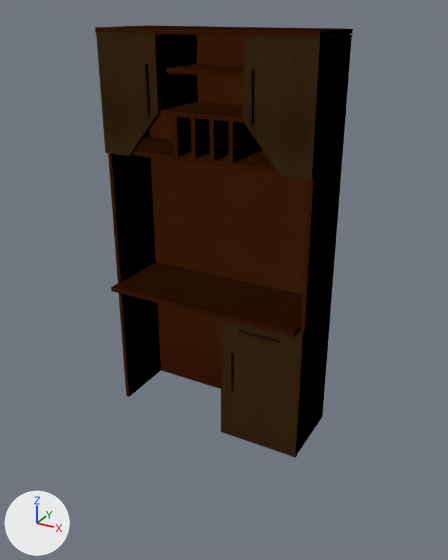
The FBX model The-day-i-Lost-Key/Assets/FurnitureLow/sek/sek4.FBX as it was, and as the next commit left it.
Before and after are seen from a 50 mm lens placed at (68.3, -123.3, 98.3), pointed at (1.1, -0.9, 37.2). The axes (+X, +Y, +Z) are drawn at lower left. The lights are the same throughout. The picture after the commit comes second. Where no turn or scale is listed for an object, it has been applied to the vertices.
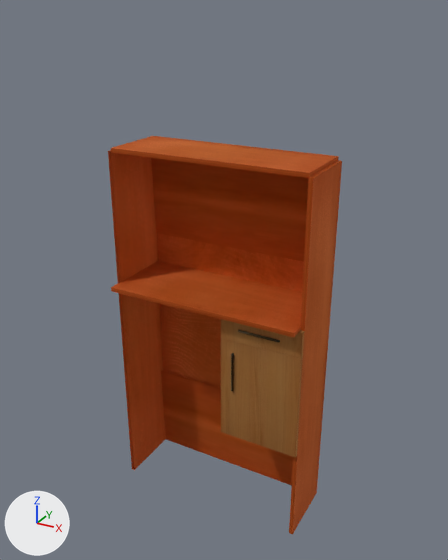
Where the newer file only moved an object's origin or applied its transform, the numbers keep the older frame.

What the commit changed:
In material '12 - Default' (mat_12___default), metallic goes from 0.0 to 1.0.
In material '18 - Default' (mat_18___default), metallic goes from 0.0 to 1.0.
me_mesh is used by ob_box062; location (0.4, -2.8, -0.2).
me_mesh had 416 vertices, 322 faces and spanned x -25.6..25.6, y -10.5..10.5, z -0.1..94.6.
me_mesh now has 400 vertices, 149 faces and spans x -25.6..25.6, y -10.5..10.5, z -25.6..94.6.
me_mesh part 1: the loose piece of 8 vertices spanning x 24.5..25.5, y -6.7..10.4, z 0.2..93.5 is moved by (0.0, 0.0, -25.7).
me_mesh part 2: the loose piece of 8 vertices spanning x -25.4..-24.4, y -6.7..10.4, z 0.2..93.5 is rebuilt with 8 vertices and now spans x -25.4..-24.4, y -6.7..10.4, z -25.3..68.0.
Part 3, on me_mesh:
22 vertices are removed from x -24.5..24.5, y -8.5..9.7, z 0.3..93.5.
177 faces are deleted.
1 vertex moves within x -12.2, y -8.4, z 86.9.
6 vertices are added at (-24.5, 9.7, 42.9), (-24.5, 9.7, -25.6), (-24.5, 8.7, 68.7), (24.5, 9.7, 42.9), (24.5, 9.7, -25.6), (24.5, 8.7, 68.7).
5 new faces join them, mat_18___default (picture img_sek2_jpg).

Pixel boxes [x1, y1, x2, y2] of what changed, in the pictures (448 x 560 px; the box of a moved part takes in the faces that stretch with it):
'Box062', surface changed, reshaped (lighter): before [95, 25, 353, 458]; after [108, 136, 342, 534]
part 1 of me_mesh, moved or reshaped: before [297, 35, 352, 454]; after [289, 160, 342, 534]
part 2 of me_mesh, rebuilt: before [108, 131, 161, 397]; after [108, 150, 166, 470]
part 3 of me_mesh, cut back: before [95, 25, 353, 389]; after [151, 158, 309, 486]
